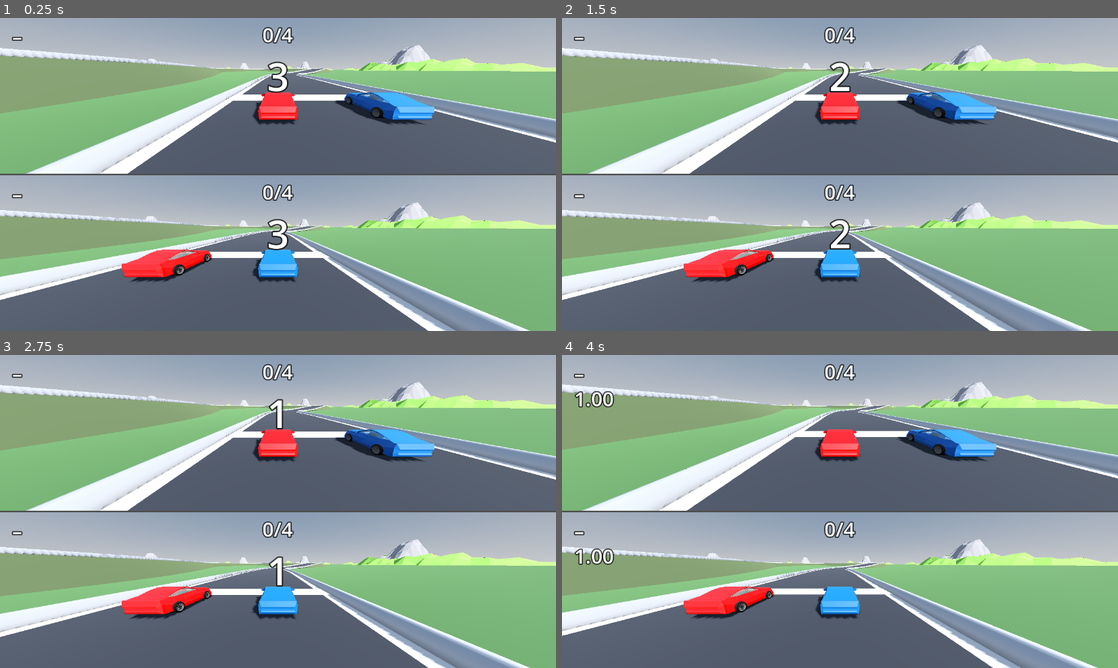
Above: before the commit, frames 1-4 (two rows, left to right).
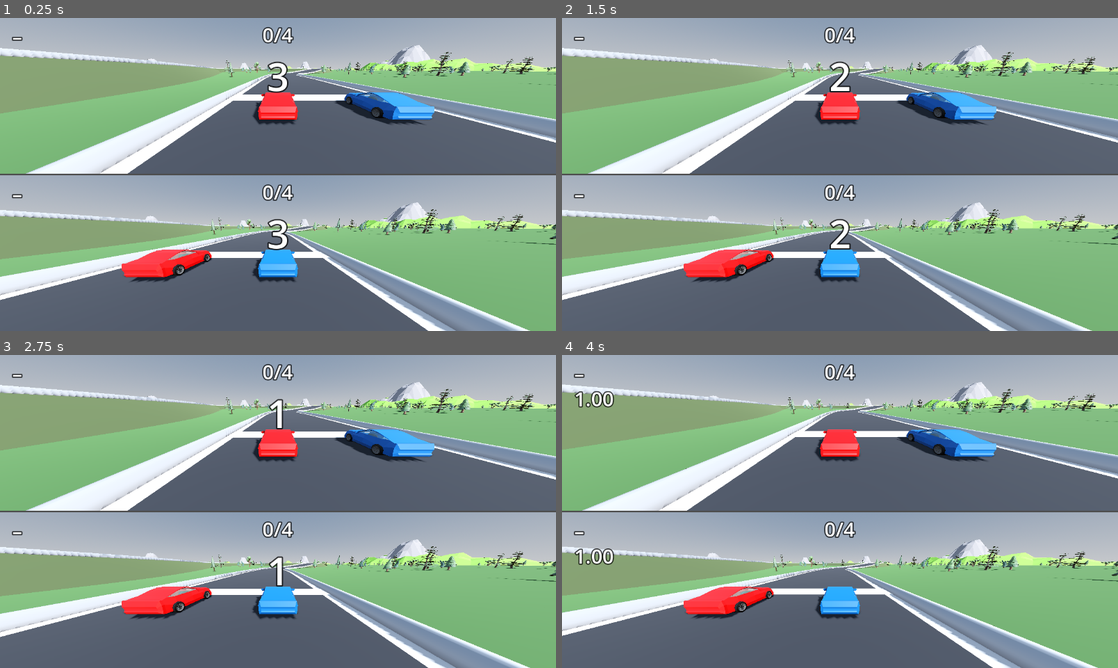
Above: after the commit, the same moments.

Repository: erte-del/2p-racing-game
Game: Godot game, scene res://scenes/main.tscn
Same seed, same stepped clock (60 frames per second), same inputs: the game is played once before the commit and once after it.
Inputs:
- Up to frame 1 (0.25 s): no input
- Up to frame 2 (1.5 s): tap Enter at 0.5 s; tap Space at 1.25 s
- Up to frame 3 (2.75 s): no input
- Up to frame 4 (4 s): tap Enter at 2.75 s

The runs differ from the first frame. In frame 1, 1.4% of the frame differs, in the area x 35-100%, y 10-73%; in frame 2, 1.4%; in frame 3, 1.4%; in frame 4, 1.4%.

Commit message:
Scatter the low poly trees over the grass around the course
Co-Authored-By: Claude Opus 5 <noreply@anthropic.com>

Diff:
--- a/scenes/main.tscn
+++ b/scenes/main.tscn
@@ -6,6 +6,7 @@
 [ext_resource type="Script" uid="uid://bb8h05not4sca" path="res://scripts/rival_arrow.gd" id="4_arrow"]
 [ext_resource type="PackedScene" path="res://scenes/track/track.tscn" id="5_track"]
 [ext_resource type="Script" path="res://scripts/surroundings.gd" id="6_surround"]
+[ext_resource type="Script" path="res://scripts/trees.gd" id="7_trees"]
 
 [sub_resource type="ProceduralSkyMaterial" id="Sky_mat"]
 
@@ -45,6 +46,9 @@
 [node name="Surroundings" type="Node3D" parent="."]
 script = ExtResource("6_surround")
 
+[node name="Trees" type="Node3D" parent="."]
+script = ExtResource("7_trees")
+
 [node name="Ground" type="StaticBody3D" parent="." unique_id=821519252]
 
 [node name="Mesh" type="MeshInstance3D" parent="Ground" unique_id=1127665626]
--- /dev/null
+++ b/scripts/trees.gd
@@ -0,0 +1,200 @@
+class_name Trees
+extends Node3D
+
+## Scatters the low poly trees over the grass around the course.
+##
+## The five trees come from the pack as one model each, and are planted at
+## random: a point anywhere in the field, thrown away if it lands on the road,
+## on the embankment carrying a raised section, or too close to a tree that is
+## already standing. What survives is a wood that thins out near the track and
+## never blocks it.
+##
+## They are decoration, not obstacles: there is no collision on them, and a
+## car that leaves the road is turned back by the rails long before it reaches
+## one. Giving four hundred trees collision shapes would cost far more than
+## the corner case is worth.
+##
+## The scatter is redrawn for every course, because the road it has to keep
+## clear of moves. It is deterministic all the same: the seed comes from the
+## shape of the course itself, so the same course is always planted the same
+## way.
+
+const TREES := preload("res://assets/models/trees.glb")
+
+## How many trees to aim for. Rejection sampling means the field can come out
+## slightly short of this where the course leaves little room.
+@export var tree_count := 900
+## How far out to plant. The hills ring the horizon from about 645 m, so the
+## wood has to stop short of them or trees grow out of the hillsides.
+@export var field_radius := 600.0
+## Metres of grass to leave between the road edge and the nearest trunk.
+@export var road_margin := 7.0
+## Closest two trees may stand to each other.
+@export var min_spacing := 8.0
+@export var min_scale := 0.8
+@export var max_scale := 1.5
+## Pushed a little into the ground, so the flat underside of a trunk cannot
+## z-fight with the ground plane it is sitting on.
+@export var sink := 0.15
+## How far the foot of an embankment reaches per metre of height. It matches
+## the track's own batter, so trees keep off the built-up ground under a
+## raised section instead of standing part way up its slope.
+@export var embankment_batter := 1.8
+@export var layout_seed := 20260902
+@export var track_path := NodePath("../Track")
+
+## Where every tree ended up, as one array per mesh, in the order the meshes
+## come out of the model. Kept because a MultiMesh cannot be read back under
+## the headless renderer, and this is what makes the scatter inspectable.
+var placements: Array[Array] = []
+
+var _meshes: Array[Mesh] = []
+var _track: Track
+
+
+func _ready() -> void:
+	_track = get_node_or_null(track_path) as Track
+	if _track == null:
+		push_warning("Trees: no track at %s" % track_path)
+		return
+	_track.regenerated.connect(build)
+	if _track.length() > 0.0:
+		build()
+
+
+## Plant a fresh wood around the course as it stands now.
+func build() -> void:
+	if _meshes.is_empty():
+		_load_meshes()
+	if _meshes.is_empty() or _track == null:
+		return
+
+	var curve := _track.curve()
+	if curve == null or curve.point_count < 2:
+		return
+
+	_scatter(curve)
+	_rebuild_instances()
+
+
+func _load_meshes() -> void:
+	var scene := TREES.instantiate()
+	for node in scene.find_children("*", "MeshInstance3D", true, false):
+		var mesh_instance := node as MeshInstance3D
+		if mesh_instance.mesh:
+			_meshes.append(mesh_instance.mesh)
+	scene.free()
+	if _meshes.is_empty():
+		push_warning("Trees: no meshes in the tree model")
+
+
+# --- choosing the spots -------------------------------------------------
+
+func _scatter(curve: Curve3D) -> void:
+	var rng := RandomNumberGenerator.new()
+	rng.seed = _course_seed(curve)
+
+	placements = []
+	for _mesh in _meshes:
+		placements.append([] as Array[Transform3D])
+
+	# Trees already planted, bucketed by a grid one spacing across, so a
+	# candidate only has to be measured against its own cell and the eight
+	# around it rather than against the whole wood.
+	var buckets: Dictionary = {}
+
+	# Give up long before an impossible target can hang the build: a course
+	# that fills the field simply gets a thinner wood.
+	var attempts: int = tree_count * 8
+	var planted := 0
+	for _attempt in attempts:
+		if planted >= tree_count:
+			break
+		# Sampling the radius with a square root spreads the trees evenly
+		# over the disc; taking it straight would crowd them into the middle.
+		var angle := rng.randf() * TAU
+		var radius := field_radius * sqrt(rng.randf())
+		var spot := Vector3(cos(angle) * radius, 0.0, sin(angle) * radius)
+
+		if _on_the_course(curve, spot):
+			continue
+		if _crowded(buckets, spot):
+			continue
+
+		var cell := _cell(spot)
+		if not buckets.has(cell):
+			buckets[cell] = [] as Array[Vector3]
+		buckets[cell].append(spot)
+
+		var kind := rng.randi_range(0, _meshes.size() - 1)
+		var scale := rng.randf_range(min_scale, max_scale)
+		var basis := Basis(Vector3.UP, rng.randf() * TAU).scaled(Vector3.ONE * scale)
+		placements[kind].append(
+				Transform3D(basis, spot - Vector3.UP * sink))
+		planted += 1
+
+
+## True if a spot is on the road, on its shoulder, or on the built-up ground
+## holding up a raised section.
+func _on_the_course(curve: Curve3D, spot: Vector3) -> bool:
+	var local: Vector3 = _track.global_transform.affine_inverse() * spot
+	var offset := curve.get_closest_offset(local)
+	var centre := curve.sample_baked(offset)
+	var gap := Vector2(local.x - centre.x, local.z - centre.z).length()
+	var clearance := _track.half_width_at(offset) + road_margin
+	# A section running above the ground stands on a slope that reaches out
+	# further the higher it is, so it needs a wider berth than a flat one.
+	clearance += embankment_batter * maxf(centre.y, 0.0)
+	return gap < clearance
+
+
+func _crowded(buckets: Dictionary, spot: Vector3) -> bool:
+	var cell := _cell(spot)
+	for dx in range(-1, 2):
+		for dz in range(-1, 2):
+			var near: Variant = buckets.get(Vector2i(cell.x + dx, cell.y + dz))
+			if near == null:
+				continue
+			for other in near:
+				if Vector2(spot.x - other.x, spot.z - other.z).length() < min_spacing:
+					return true
+	return false
+
+
+func _cell(spot: Vector3) -> Vector2i:
+	return Vector2i(int(floor(spot.x / min_spacing)), int(floor(spot.z / min_spacing)))
+
+
+## A seed taken from the course itself, so a course is always planted the same
+## way without the scatter having to be told which seed built it.
+func _course_seed(curve: Curve3D) -> int:
+	var key := layout_seed
+	for i in range(0, curve.point_count, 11):
+		key = hash([key, curve.get_point_position(i)])
+	return key
+
+
+# --- putting them in the world ------------------------------------------
+
+func _rebuild_instances() -> void:
+	for child in get_children():
+		remove_child(child)
+		child.queue_free()
+
+	for kind in _meshes.size():
+		var spots: Array = placements[kind]
+		if spots.is_empty():
+			continue
+		var multi := MultiMesh.new()
+		multi.transform_format = MultiMesh.TRANSFORM_3D
+		multi.mesh = _meshes[kind]
+		multi.instance_count = spots.size()
+		for i in spots.size():
+			multi.set_instance_transform(i, spots[i])
+
+		# One draw call per kind of tree rather than one per tree, which is
+		# what makes a wood this size affordable in two split-screen views.
+		var instance := MultiMeshInstance3D.new()
+		instance.name = "Tree%d" % (kind + 1)
+		instance.multimesh = multi
+		add_child(instance)
Binary file added: assets/models/trees.glb
Not shown, added: assets/models/trees.glb.import
Not shown, added: scripts/trees.gd.uid
Not shown, changed: README.md
Not shown, added: tools/export_trees.py
